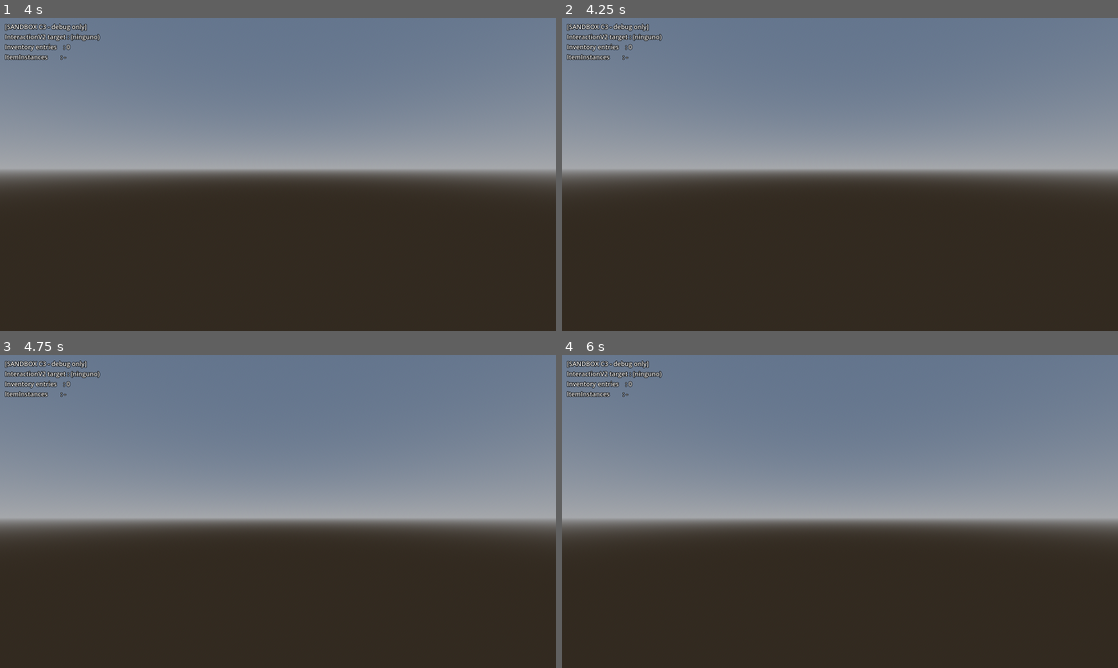
Above: before the commit, frames 1-4 (two rows, left to right).
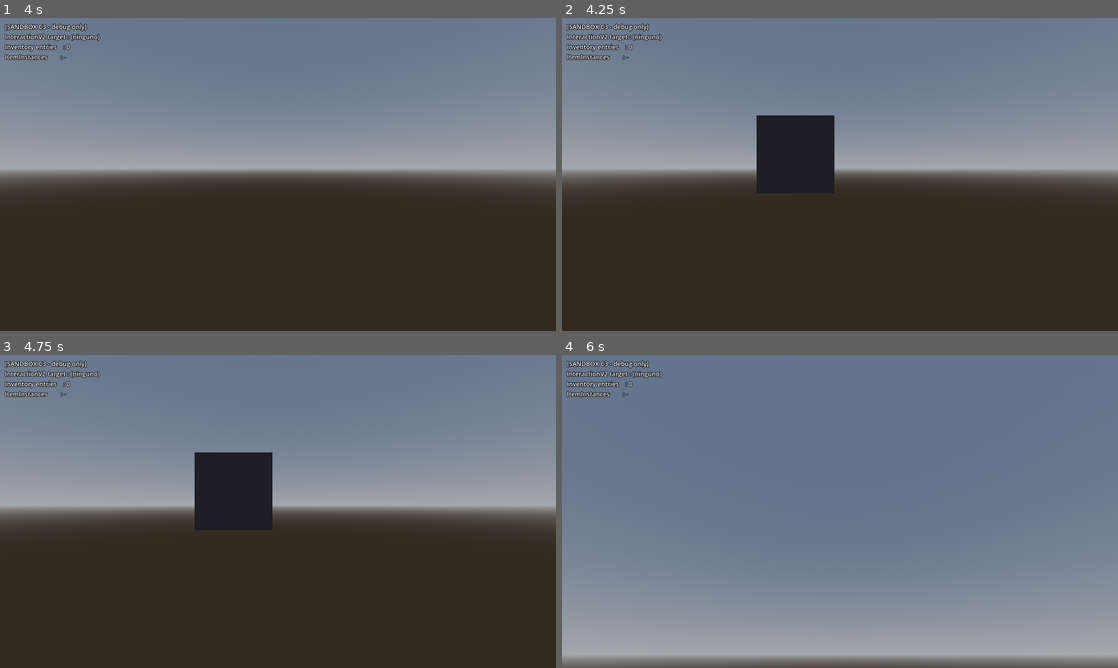
Above: after the commit, the same moments.

Repository: ElVerdulero2001/tun-tun-tun-sahur-el-juego-copia-de-Peripeteia-
Game: Godot game, scene res://scenes/player_v2/player_v2_inventory_sandbox.tscn
Two runs of this game, one before a commit and one after it. Both use one fixed random seed, a clock stepped at 60 frames per second and the inputs below. This scene is started directly instead of the project's main scene.
Inputs (mouse positions are in pixels of both pictures, inside the frame that each line leads up to):
- Up to frame 1 (4 s): tap Enter (ui_accept) at 0.5, 3.5 s; move the mouse to (305, 174) at 0.52 s; hold Ctrl (crouch) 0.53-1.28 s; hold W (move_forward) from 0.53 s (still down); click (305, 174) at 0.67 s; tap Space (jump) at 0.77, 1.52, 3.02, 3.77 s; move the mouse to (250, 174) at 1.27 s; tap E (interactuar) at 1.35 s; click (250, 174) at 1.42 s; move the mouse to (289, 168) at 2.02 s; tap C (kick) at 2.1 s; click (289, 168) at 2.17 s; move the mouse to (272, 180) at 2.77 s; tap R (rotar_item) at 2.85 s; click (272, 180) at 2.92 s; move the mouse to (316, 177) at 3.52 s; hold Shift (run) from 3.53 s (still down); click (316, 177) at 3.67 s
- Up to frame 2 (4.25 s): keep holding W (move_forward); keep holding Shift (run); tap Tab (toggle_inventario) at 4.15 s
- Up to frame 3 (4.75 s): keep holding W (move_forward); move the mouse to (233, 508) at 4.27 s; release Shift (run) at 4.28 s; tap T (tirar_item) at 4.35 s; click (233, 508) at 4.42 s; tap Space (jump) at 4.52 s
- Up to frame 4 (6 s): tap Escape (ui_cancel) at 4.9 s; move the mouse to (867, 511) at 5.02 s; release W (move_forward) at 5.03 s; hold S (move_back) 5.03-5.78 s; tap F (toggle_free_cam) at 5.1 s; click (867, 511) at 5.17 s; tap Enter (ui_accept) at 5.75 s; move the mouse to (756, 433) at 5.77 s; hold D (move_right) from 5.78 s (still down); tap K (toggle_trail) at 5.85 s; click (756, 433) at 5.92 s

Frame 1 is identical in both runs. In frame 2, 3.4% of the frame differs, in the area x 35-49%, y 31-56%; in frame 3, 9.8%; in frame 4, 65%, in the area x 0-100%, y 31-100%.

Commit message:
SUA-1.4 C4-B: add PlayerV2 inventory UI controls
Co-Authored-By: Claude Sonnet 5 <noreply@anthropic.com>

Diff:
--- a/scenes/player_v2/player_inventory_ui.tscn
+++ b/scenes/player_v2/player_inventory_ui.tscn
@@ -7,8 +7,8 @@
 script = ExtResource("1_ui")
 
 [node name="InventoryPanel" parent="." instance=ExtResource("2_panel")]
-offset_left = 48.0
-offset_top = 48.0
-offset_right = 48.0
-offset_bottom = 48.0
-cell_size = 44
+offset_left = 560.0
+offset_top = 280.0
+offset_right = 560.0
+offset_bottom = 280.0
+cell_size = 56
--- /dev/null
+++ b/scenes/test/helpers/unhandled_action_spy.gd
@@ -0,0 +1,15 @@
+extends Node
+
+## TEST-ONLY. Cuenta cuantas veces una accion llega SIN consumir a
+## _unhandled_input. Sirve para verificar que otro nodo consumio (o no) un
+## evento antes (p. ej. PlayerInventoryUI._shortcut_input marcando handled).
+
+var ui_cancel_count := 0
+var toggle_inventario_count := 0
+
+
+func _unhandled_input(event: InputEvent) -> void:
+	if event.is_action_pressed("ui_cancel"):
+		ui_cancel_count += 1
+	if event.is_action_pressed("toggle_inventario"):
+		toggle_inventario_count += 1
--- /dev/null
+++ b/scenes/test/player_v2_inventory_ui_toggle_test.gd
@@ -0,0 +1,142 @@
+extends Node
+
+## ARNES DE TEST — NO ES PRODUCCION. PlayerV2 · FASE C4-B (ownership de TAB / ESC).
+##
+## Verifica por EVENTOS DE TECLADO SINTETICOS (InputEventKey via push_input) que
+## PlayerInventoryUI es dueño de toggle_inventario y de ui_cancel-con-panel-abierto.
+## NO simula movimiento de mouse real (eso lo cubre la prueba manual).
+##
+## mouse_mode NO se verifica: en headless el DisplayServer no honra
+## Input.mouse_mode de forma robusta (ver C4-B0). Se verifica en la prueba manual.
+
+const PLAYER_V2 := preload("res://scenes/player_v2/player_v2.tscn")
+const SPY := preload("res://scenes/test/helpers/unhandled_action_spy.gd")
+const InventoryTestActor := preload("res://scenes/test/helpers/inventory_test_actor.gd")
+
+var _fallos := 0
+var _checks := 0
+var _emis := 0   # MIEMBRO: los lambdas de GDScript capturan las locales por valor
+
+
+func _ready() -> void:
+	print("\n===== PLAYERV2 · FASE C4-B · ownership de toggle_inventario / ui_cancel =====")
+
+	# ── Parte 1: una entidad, ciclo TAB / ESC ───────────────────────
+	var p := PLAYER_V2.instantiate()
+	add_child(p)
+	var spy: Node = SPY.new()
+	add_child(spy)
+	await get_tree().process_frame
+
+	var ui: CanvasLayer = p.get_node("PlayerInventoryUI")
+	var panel: InventoryPanel = ui.panel
+	var inv: InventoryV2 = p.get_node("Inventory")
+	var auth: LocalAuthority = p.get_node("InventoryAuthority")
+
+	print("-- 1. estado inicial --")
+	_check(not panel.esta_abierto(), "1: panel arranca CERRADO")
+
+	print("-- 2. TAB abre --")
+	await _pulsar(&"toggle_inventario")
+	_check(panel.esta_abierto(), "2: tras TAB, panel.esta_abierto() == true")
+	_check(panel.visible, "2: panel.visible == true")
+	_check(panel.manipulator.esta_activo(), "2: manipulator activo")
+	_check(spy.toggle_inventario_count == 0, "2: PlayerInventoryUI consumio el TAB (spy no lo vio en _unhandled_input)")
+
+	print("-- 3. TAB cierra --")
+	await _pulsar(&"toggle_inventario")
+	_check(not panel.esta_abierto(), "3: tras 2do TAB, panel.esta_abierto() == false")
+	_check(not panel.visible, "3: panel.visible == false")
+	_check(not panel.manipulator.esta_activo(), "3: manipulator inactivo")
+
+	print("-- 4. ESC con panel abierto -> cierra, y PlayerInventoryUI lo consume --")
+	await _pulsar(&"toggle_inventario")          # abrir
+	_check(panel.esta_abierto(), "4: (setup) panel abierto")
+	var esc0: int = spy.ui_cancel_count
+	await _pulsar(&"ui_cancel")
+	_check(not panel.esta_abierto(), "4: tras ESC, panel cerrado")
+	_check(spy.ui_cancel_count == esc0, "4: PlayerInventoryUI consumio el ESC (spy no lo vio)")
+
+	print("-- 5. ESC con panel CERRADO -> PlayerInventoryUI NO lo consume --")
+	_check(not panel.esta_abierto(), "5: (setup) panel cerrado")
+	var esc1: int = spy.ui_cancel_count
+	await _pulsar(&"ui_cancel")
+	_check(spy.ui_cancel_count == esc1 + 1, "5: el ESC llego SIN consumir a _unhandled_input (PlayerInventoryUI no lo toco)")
+	_check(not panel.esta_abierto(), "5: el panel sigue cerrado")
+
+	print("-- 6. ESC con panel abierto y un item AGARRADO -> cancela seguro --")
+	var actor: Node = InventoryTestActor.crear(inv, auth)
+	add_child(actor)
+	var def := load("res://assets/data/test_inventory_v2/item_definition_test.tres") as ItemDefinition
+	var ii := ItemInstance.new(def)
+	var wi: WorldItemV2 = def.world_scene.instantiate()
+	wi.item_instance = ii
+	add_child(wi)
+	var sembrado: bool = wi._on_interact(Interaction.new(actor, &"usar"))
+	_check(sembrado and inv.get_entries().size() == 1, "6: (setup) item sembrado en el inventario")
+
+	await _pulsar(&"toggle_inventario")          # abrir
+	var m := panel.manipulator
+	var pos0: Vector2i = inv.get_entries()[0].position
+	_check(m.agarrar_en(pos0), "6: (setup) manipulator agarro el item")
+	_check(m.esta_agarrando(), "6: (setup) item held")
+	_emis = 0
+	inv.contenido_cambiado.connect(func() -> void: _emis += 1)
+
+	await _pulsar(&"ui_cancel")
+	_check(not panel.esta_abierto(), "6: ESC cerro el panel")
+	_check(not m.esta_agarrando(), "6: el item ya NO esta held (cancelado via panel.cerrar->desactivar->cancelar)")
+	_check(inv.get_entries().size() == 1, "6: el item sigue en el inventario (modelo intacto)")
+	_check(inv.get_entries()[0].position == pos0, "6: el item no se movio")
+	_check(_emis == 0, "6: cancelar NO emitio contenido_cambiado")
+
+	# ── Parte 2: dos entidades, instancias separadas ────────────────
+	print("-- 7. dos PlayerInventoryUI son instancias separadas --")
+	var pa := PLAYER_V2.instantiate()
+	var pb := PLAYER_V2.instantiate()
+	add_child(pa)
+	add_child(pb)
+	await get_tree().process_frame
+	var ui_a: CanvasLayer = pa.get_node("PlayerInventoryUI")
+	var ui_b: CanvasLayer = pb.get_node("PlayerInventoryUI")
+	_check(ui_a != ui_b, "7: dos PlayerInventoryUI distintos")
+	_check(ui_a.panel != ui_b.panel, "7: dos InventoryPanel distintos")
+	_check(ui_a.inventory == pa.get_node("Inventory") and ui_b.inventory == pb.get_node("Inventory"), "7: cada uno cableado a SU Inventory")
+	_check(ui_a.inventory != ui_b.inventory, "7: sin referencia cruzada de Inventory")
+
+	print("=========================================================================")
+	print("Chequeos: %d | Fallas: %d" % [_checks, _fallos])
+	if _fallos == 0:
+		print("RESULTADO: FASE C4-B (ownership TAB/ESC) OK")
+	else:
+		printerr("RESULTADO: %d CHEQUEO(S) FALLARON" % _fallos)
+	assert(_fallos == 0, "Fallaron chequeos de C4-B")
+	get_tree().quit(_fallos)
+
+
+## Pulsa y suelta una accion como InputEventKey sintetico a traves del viewport.
+## Setea keycode Y physical_keycode: toggle_inventario esta bound por
+## physical_keycode (TAB) y ui_cancel (built-in) por keycode (ESC).
+func _pulsar(accion: StringName) -> void:
+	var kc := KEY_TAB if accion == &"toggle_inventario" else KEY_ESCAPE
+	var press := InputEventKey.new()
+	press.keycode = kc
+	press.physical_keycode = kc
+	press.pressed = true
+	get_viewport().push_input(press)
+	await get_tree().process_frame
+	var release := InputEventKey.new()
+	release.keycode = kc
+	release.physical_keycode = kc
+	release.pressed = false
+	get_viewport().push_input(release)
+	await get_tree().process_frame
+
+
+func _check(condicion: bool, mensaje: String) -> void:
+	_checks += 1
+	if condicion:
+		print("  [OK]    ", mensaje)
+	else:
+		_fallos += 1
+		printerr("  [FALLA] ", mensaje)
--- /dev/null
+++ b/scenes/test/player_v2_inventory_ui_toggle_test.tscn
@@ -0,0 +1,6 @@
+[gd_scene load_steps=2 format=3]
+
+[ext_resource type="Script" path="res://scenes/test/player_v2_inventory_ui_toggle_test.gd" id="1_test"]
+
+[node name="PlayerV2InventoryUIToggleTest" type="Node"]
+script = ExtResource("1_test")
--- a/scripts/player_v2/player_inventory_ui.gd
+++ b/scripts/player_v2/player_inventory_ui.gd
@@ -1,26 +1,41 @@
 extends CanvasLayer
 
-## PlayerInventoryUI — capacidad de UI de inventario del Player LOCAL (SUA-1.3 C4-A).
+## PlayerInventoryUI — capacidad de UI de inventario del Player LOCAL (SUA-1.4).
 ##
 ## Hostea el InventoryPanel (componente de presentación REUSABLE) para ESTA
-## entidad y lo cablea a SU InventoryV2 y SU LocalAuthority. Es un CanvasLayer
-## porque InventoryPanel exige que el consumidor provea el CanvasLayer.
+## entidad, lo cablea a SU InventoryV2 y SU LocalAuthority, y es DUEÑO de:
+##  - la accion toggle_inventario (TAB) para ESTA entidad;
+##  - abrir/cerrar el InventoryPanel;
+##  - Input.mouse_mode mientras el panel esta abierto/cerrado.
 ##
-## ── Distinción vs InventoryPanel ──
-##   InventoryPanel     = presentación genérica; la puede usar un NPC, un cofre,
-##                        un vehículo. No conoce al jugador ni a TAB.
-##   PlayerInventoryUI  = específico del Player local. Será dueño de la semántica
-##                        de toggle_inventario / TAB, del Input.mouse_mode y de la
-##                        coordinación de foco de input del Player.
+## Es un CanvasLayer porque InventoryPanel exige que el consumidor provea el
+## CanvasLayer.
 ##
-## ── ALCANCE C4-A (solo composición estructural) ──
-## Recibir InventoryV2 + LocalAuthority por @export, configurar el panel, dejarlo
-## cerrado. NADA MÁS. Todavía NO: _unhandled_input / _input / toggle_inventario /
-## Input.mouse_mode / gating de movimiento o de InteractionV2 / nada del sistema
-## legacy (UiInventario). Eso es C4-B.
+## ── Distincion vs InventoryPanel ──
+##   InventoryPanel     = presentacion generica; la puede usar un NPC, un cofre,
+##                        un vehiculo. No conoce al jugador ni a TAB.
+##   PlayerInventoryUI  = especifico del Player local; dueño de TAB / mouse_mode.
 ##
-## Cableado: @export con node_paths en player_v2.tscn (mismo patrón que
-## InventoryReceiver e Interaction). Sin grupos, sin get_node global, sin autoloads.
+## ── Por que _shortcut_input y NO _unhandled_input (razon concreta) ──
+## player_v2.gd maneja ui_cancel (ESC) en su _unhandled_input y, en el orden
+## reverse-tree de propagacion, corre ANTES que este nodo (Interaction -> Body
+## -> InventoryManipulator -> PlayerInventoryUI). Con _unhandled_input, ESC con
+## el panel ABIERTO haria que PlayerV2 recapture el mouse ANTES de que este
+## componente cierre el panel -> estado invalido (panel abierto + mouse
+## CAPTURED, y el InventoryManipulator necesita cursor libre).
+## _shortcut_input corre antes de TODO _unhandled_input y solo recibe eventos de
+## teclado -> este componente consume TAB / (ESC con panel abierto) primero, los
+## marca handled, y player_v2.gd nunca los ve. Con el panel CERRADO NO consume
+## ESC -> PlayerV2 conserva su toggle de mouse actual.
+##
+## ── Primer corte (SUA-1.4 C4-B) ──
+## Con el panel abierto: mouse-look se detiene solo (player_v2.gd lo guarda con
+## mouse_mode == CAPTURED). WASD, salto e InteractionV2/E SIGUEN funcionando —
+## sin gating, sin InputManager, sin señales globales.
+##
+## Cableado: @export con node_paths en player_v2.tscn (mismo patron que
+## InventoryReceiver e Interaction). Sin grupos, sin get_node global, sin
+## autoloads. NO conoce UiInventario legacy (hibernado aparte, C4-B0).
 
 ## InventoryV2 de ESTA entidad. Cableado por @export en player_v2.tscn.
 @export var inventory: InventoryV2
@@ -35,8 +50,35 @@
 	assert(authority != null, "PlayerInventoryUI: 'authority' (LocalAuthority de esta entidad) sin cablear")
 
 	panel.setup(inventory, authority)
+	assert(not panel.esta_abierto(), "PlayerInventoryUI: se esperaba el panel CERRADO tras setup()")
 
-	# InventoryPanel arranca cerrado por contrato: su _ready() hace visible=false,
-	# _abierto=false, y el manipulator arranca inactivo; setup() no lo abre. No se
-	# duplica cerrar() — solo un tripwire sobre su API pública.
-	assert(not panel.esta_abierto(), "PlayerInventoryUI: se esperaba el panel CERRADO tras setup()")
+
+## Dueño de toggle_inventario (siempre) y de ui_cancel (solo con el panel abierto)
+## para ESTA entidad. Ver nota de cabecera sobre _shortcut_input.
+func _shortcut_input(event: InputEvent) -> void:
+	if event.is_action_pressed("toggle_inventario"):
+		_toggle()
+		get_viewport().set_input_as_handled()
+	elif panel.esta_abierto() and event.is_action_pressed("ui_cancel"):
+		# ESC con el panel abierto: cerrar. panel.cerrar() -> manipulator.desactivar()
+		# -> cancelar() descarta cualquier item agarrado (modelo/custodia intactos,
+		# INV-12). PlayerV2 no ve el ESC -> no hace un segundo toggle de mouse.
+		_cerrar()
+		get_viewport().set_input_as_handled()
+
+
+func _toggle() -> void:
+	if panel.esta_abierto():
+		_cerrar()
+	else:
+		_abrir()
+
+
+func _abrir() -> void:
+	panel.abrir()
+	Input.mouse_mode = Input.MOUSE_MODE_VISIBLE
+
+
+func _cerrar() -> void:
+	panel.cerrar()
+	Input.mouse_mode = Input.MOUSE_MODE_CAPTURED
Not shown, added: scenes/test/helpers/unhandled_action_spy.gd.uid
Not shown, added: scenes/test/player_v2_inventory_ui_toggle_test.gd.uid
